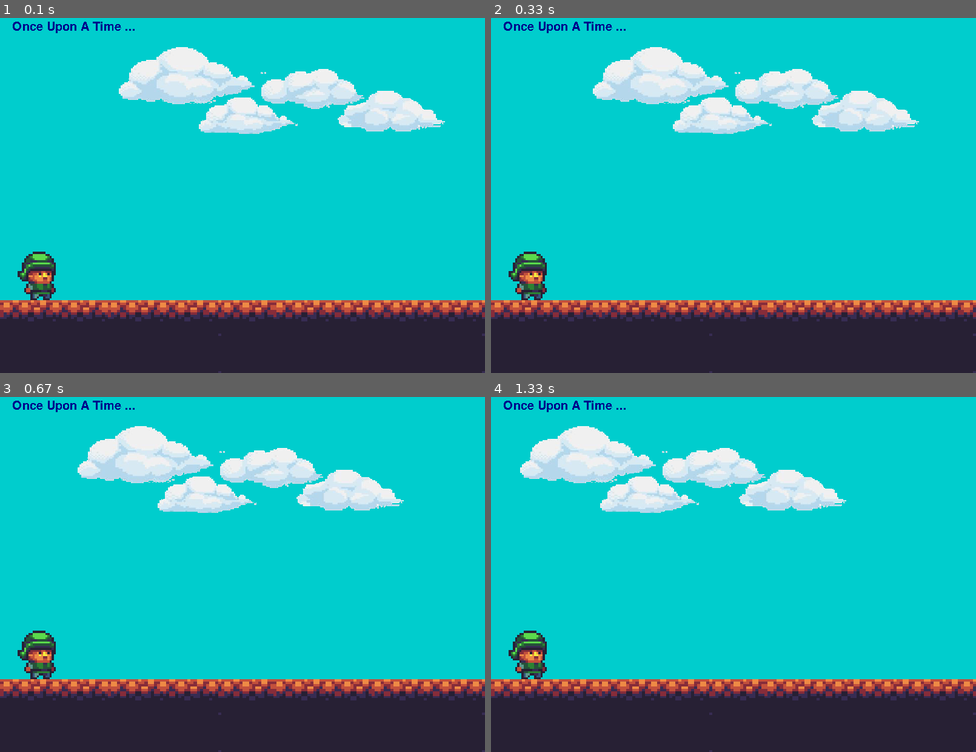
Above: before the commit, frames 1-4 (two rows, left to right).
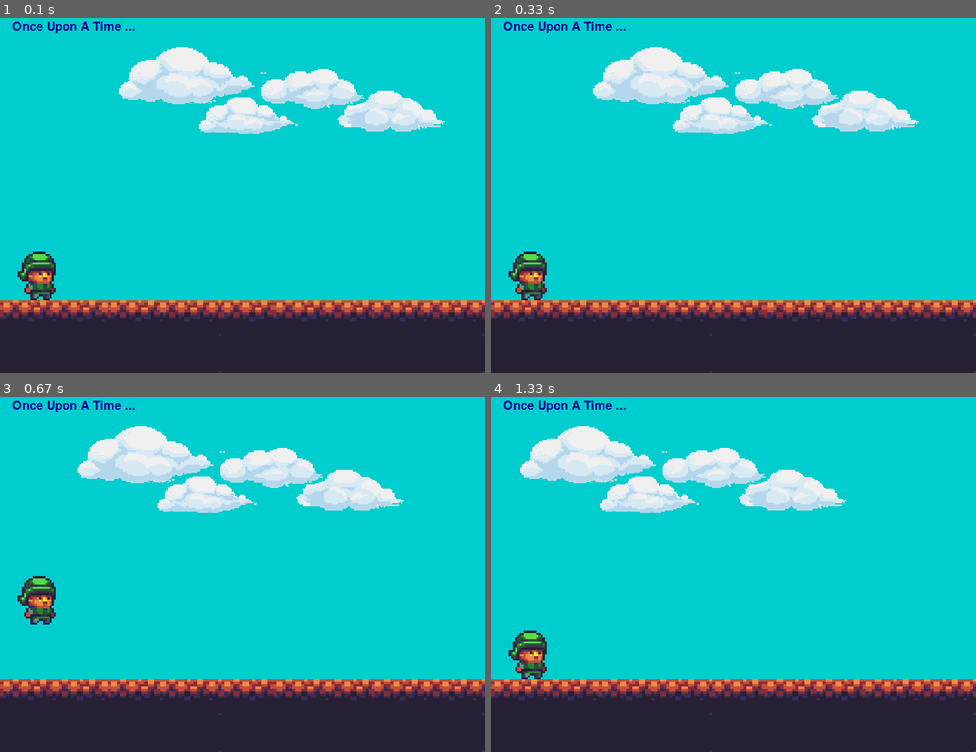
Above: after the commit, the same moments.

Repository: AhmedHamed3699/pygame-practice
Game: pygame game, started from app.py
Same seed, same stepped clock (60 frames per second), same inputs: the game is played once before the commit and once after it.
Inputs:
- Up to frame 1 (0.1 s): no input
- Up to frame 2 (0.33 s): no input
- Up to frame 3 (0.67 s): tap Space at 0.33 s
- Up to frame 4 (1.33 s): no input

Frames 1-2 are identical in both runs. In frame 3, 1.6% of the frame differs, in the area x 3-12%, y 50-80%; in frame 4, nothing differs.

Commit message:
player can jump

Diff:
--- a/app.py
+++ b/app.py
@@ -25,6 +25,7 @@
 player_rect = player_surface.get_rect(midbottom = (60, 480))
 
 clouds_pos = 200
+gravity = 0
 
 while True:
     for event in pygame.event.get():
@@ -40,6 +41,16 @@
     screen.blit(ground_surface, (0,480))
     screen.blit(text_surface, (20, 20))
     screen.blit(clouds_surface, (clouds_pos, 60))
+
+    keys = pygame.key.get_pressed()
+    if keys[pygame.K_SPACE] and player_rect.bottom >= 480:
+        gravity = -15
+
+    gravity += 1
+    player_rect.bottom += gravity
+    if player_rect.bottom >= 480:
+        player_rect.bottom = 480
+
     screen.blit(player_surface, player_rect)
 
     pygame.display.update()
